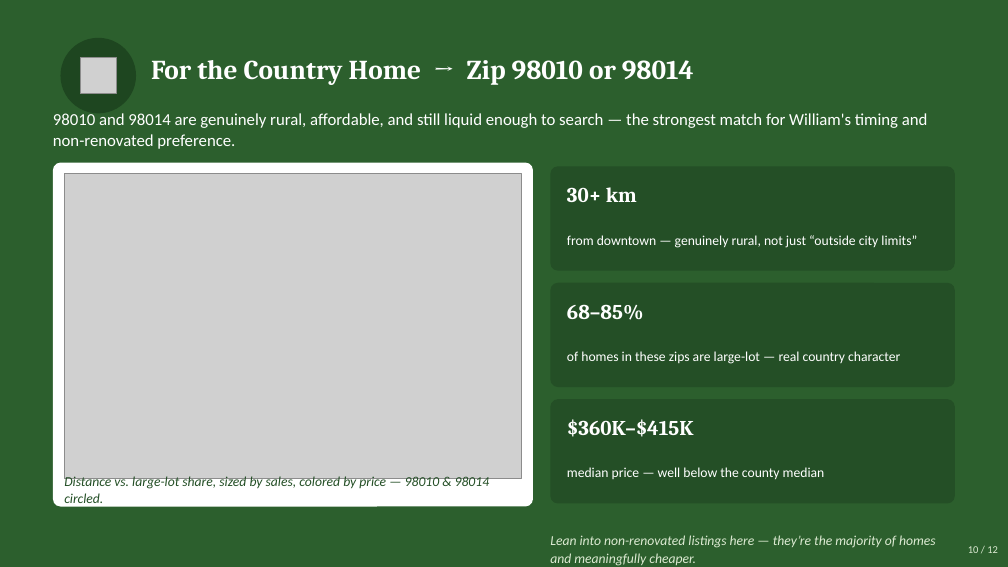
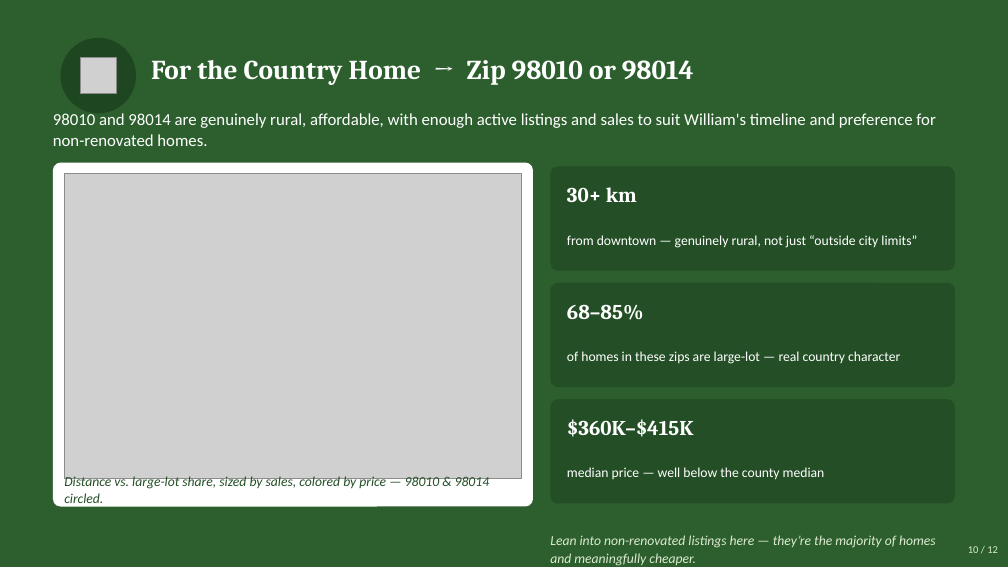
Before and after one commit to jolennd/ds-eda-project, a slide deck: slide 10 of presentation.pptx. Drawn at 1008x567 pixels with LibreOffice and Linux fonts; fonts in the diff are those of the drawing; grey boxes stand for pictures. Boxes give left, top, right and bottom in pixels: in the first picture for what was removed or moved away, otherwise in the second. Text is boxed around its words. In the diff, an @@ line names an element or a change of style, - is before the commit and + after.

```diff
--- a/presentation.pptx
+++ b/presentation.pptx
@@ text at [53, 113, 935, 146]: text changed @@
-98010 and 98014 are genuinely rural, affordable, and still liquid enough to search — the strongest match for William's timing and non-renovated preference.
+98010 and 98014 are genuinely rural, affordable, with enough active listings and sales to suit William's timeline and preference for non-renovated homes.
```
Also in this commit, not shown: 4 other slides changed, 1 other file.
